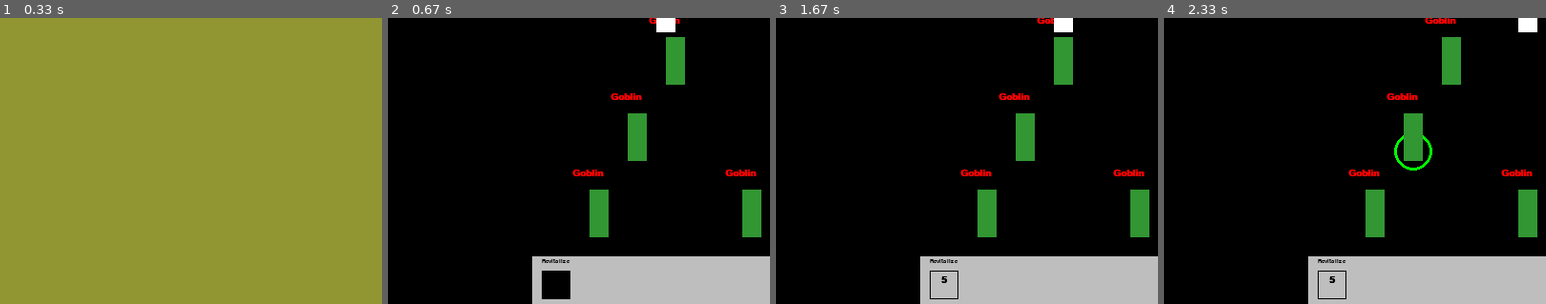
Above: before the commit, frames 1-4 (left to right).
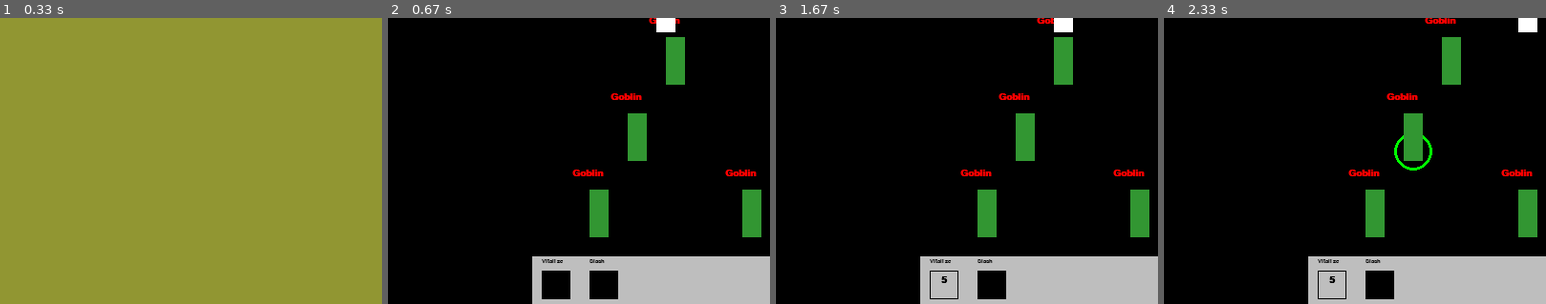
Above: after the commit, the same moments.

Repository: Lauri-Iivarinen/Pygame-WarspearOffline
Game: pygame game, started from main.py
The game is run twice, just before and just after one commit, with the same random seed, the same clock (stepped at 60 frames per second) and the same inputs.
Inputs (mouse positions are % of the whole screen's width and height, from its top left):
- Up to frame 1 (0.33 s): no input
- Up to frame 2 (0.67 s): click "PLAY" at 0.38 s
- Up to frame 3 (1.67 s): tap 1 at 0.67 s; click (65, 15) at 1.55 s
- Up to frame 4 (2.33 s): tap 2 at 1.83 s; click (45, 76) at 2.22 s
The pictures show only the part of the screen within x 12-62%, y 50-100%; the shares and areas given below are measured in that part.

Frame 1 is identical in both runs. In frame 2, 0.9% of the frame differs, in the area x 40-61%, y 84-99%; in frame 3, 0.9%; in frame 4, 0.9%.

Commit message:
new ability Slash for doing damage, goblins give more xp

Diff:
--- a/Map_room.py
+++ b/Map_room.py
@@ -26,12 +26,12 @@
 mobs = {
     '1': [
         Mob(False, 1000, 1000, 'One Eyed Jack', 0, [], 200, 80, (100,100,255),200),
-        Mob(True, 80, 80,' Goblin', 20, [], 600, 410, (50,150,50)),
-        Mob(True, 80, 80,' Goblin', 20, [], 650, 450, (50,150,50)),
-        Mob(True, 80, 80,' Goblin', 20, [], 500, 480, (50,150,50)),
-        Mob(True, 80, 80,' Goblin', 20, [], 400, 300, (50,150,50)),
-        Mob(True, 80, 80,' Goblin', 20, [], 300, 500, (50,150,50)),
-        Mob(True, 80, 80,' Goblin', 20, [], 350, 420, (50,150,50)),
+        Mob(True, 80, 80,' Goblin', 35, [], 600, 410, (50,150,50)),
+        Mob(True, 80, 80,' Goblin', 35, [], 650, 450, (50,150,50)),
+        Mob(True, 80, 80,' Goblin', 35, [], 500, 480, (50,150,50)),
+        Mob(True, 80, 80,' Goblin', 35, [], 400, 300, (50,150,50)),
+        Mob(True, 80, 80,' Goblin', 35, [], 300, 500, (50,150,50)),
+        Mob(True, 80, 80,' Goblin', 35, [], 350, 420, (50,150,50)),
     ]
 }
 
--- a/Player.py
+++ b/Player.py
@@ -11,8 +11,8 @@
 
     def gain_xp(self, incoming_xp):
         self.xp += incoming_xp
-        if self.xp > self.xp_cap:
-            self.xp -= 100
+        if self.xp >= self.xp_cap:
+            self.xp -= self.xp_cap
             self.level += 1
             self.xp_cap += 10
 
@@ -37,7 +37,11 @@
             return
         if ability.type == 'heal':
             self.receive_healing(ability.healing)
-            ability.used()
+        elif ability.type == 'dmg':
+            self.damage_buff = True
+            self.damage_buff_amount = ability.damage
+
+        ability.used()
 
     def useAbility(self, name:str):
         print(name)
@@ -49,6 +53,11 @@
 
     def calc_damage(self):
         damage = items['weapon'].damage + (self.level*10)
+        if self.damage_buff:
+            damage += self.damage_buff_amount
+            self.damage_buff_amount = 0
+            self.damage_buff = False
+
         return damage
 
     def reduce_cooldowns(self):
@@ -63,8 +72,11 @@
         self.xp = xp
         self.quests = quests
         self.abilities = [
-            Ability('Revitalize', 'heal', 0, 35, 5, True)
+            Ability('Vitalize', 'heal', 0, 35, 5, True),
+            Ability('Slash', 'dmg', 25, 0, 7, True)
         ]
         self.xp_cap = 100
         self.items = items
         self.alive = alive
+        self.damage_buff = False
+        self.damage_buff_amount = 0
--- a/main.py
+++ b/main.py
@@ -101,7 +101,7 @@
             pygame.draw.rect(WINDOW, (0,0,0), icon, 1)
             WINDOW.blit(cd, (x+12, 570))
         WINDOW.blit(name, (x,552))
-        x += 10
+        x += 50
 
 # draw a single frame
 def draw(player, cursor, cursor_color, player_info: Player, active_target):
@@ -218,7 +218,10 @@
     player_info = Player('Greenmafia', 200, 200, 1, 0, [], []) #PLAYER DATA
     active_target = False
     #Abilioties
+    gcd_ok = True
     useHeal = False
+    useSlash = False
+
     in_menu = True
     menu_closed = False
 
@@ -260,8 +263,12 @@
 
             #ABILITIES
             keys = pygame.key.get_pressed()
-            if keys[pygame.K_1]:
+            if keys[pygame.K_1] and gcd_ok:
                 useHeal = True
+                gcd_ok = False
+            if keys[pygame.K_2] and gcd_ok:
+                useSlash = True
+                gcd_ok = False
 
             #Move character and update destination
             move = movePlayer(player, distance_X, distance_Y)
@@ -275,8 +282,13 @@
                 if active_target:
                     do_interact(active_target, player, player_info)
                 if useHeal:
-                    player_info.useAbility('Revitalize')
+                    player_info.useAbility('Vitalize')
                     useHeal = False
+                    gcd_ok = True
+                if useSlash:
+                    player_info.useAbility('Slash')
+                    useSlash = False
+                    gcd_ok = True
 
             else:
                 tick += 1
